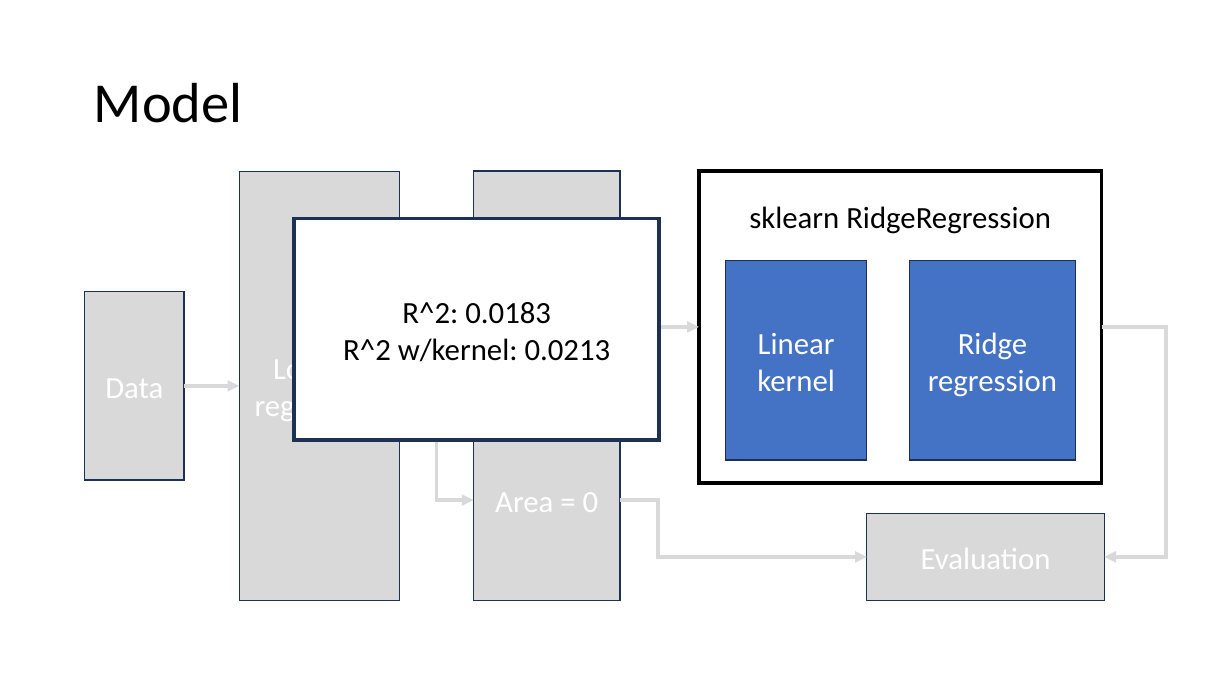
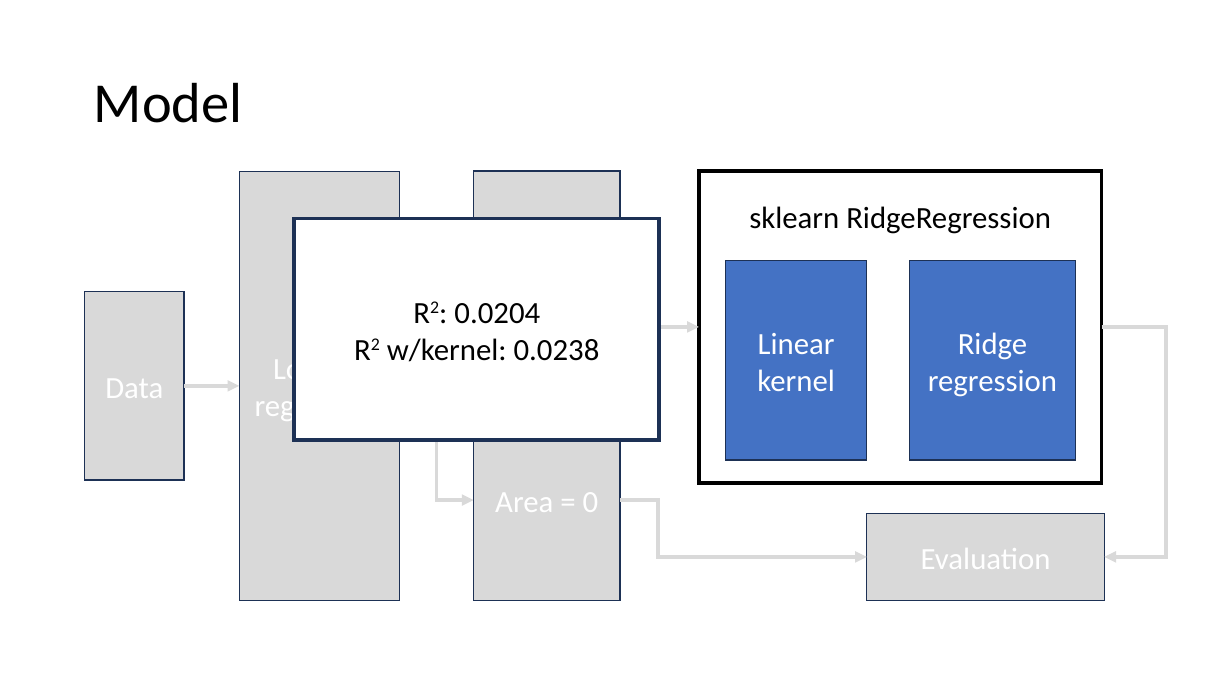
Before and after one commit to doyouwantsometea/IDAML_final, a slide deck: slide 5 of presentation.pptx. Drawn at 1232x693 pixels with LibreOffice and Linux fonts; fonts in the diff are those of the drawing. Boxes give left, top, right and bottom in pixels: in the first picture for what was removed or moved away, otherwise in the second. Text is boxed around its words. In the diff, an @@ line names an element or a change of style, - is before the commit and + after.

```diff
--- a/presentation.pptx
+++ b/presentation.pptx
@@ text in rectangle at [387, 303, 600, 362]: text changed @@
-R^2: 0.0183
-R^2 w/kernel: 0.0213
+R2: 0.0204
+R2 w/kernel: 0.0238
```
Also in this commit, not shown: 2 other slides changed, 1 other file.
